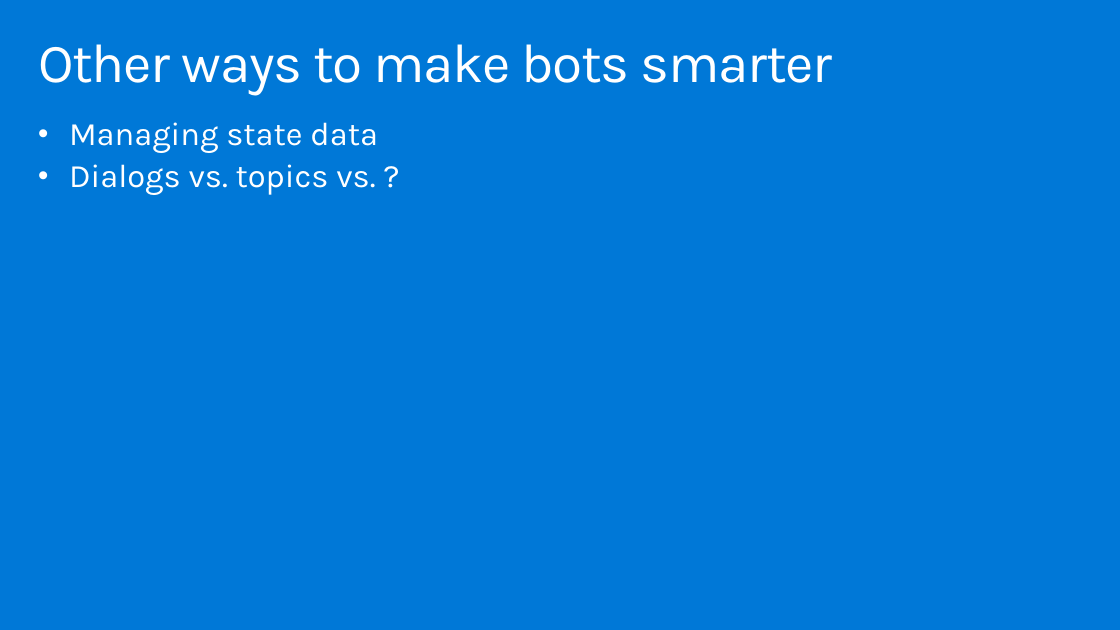
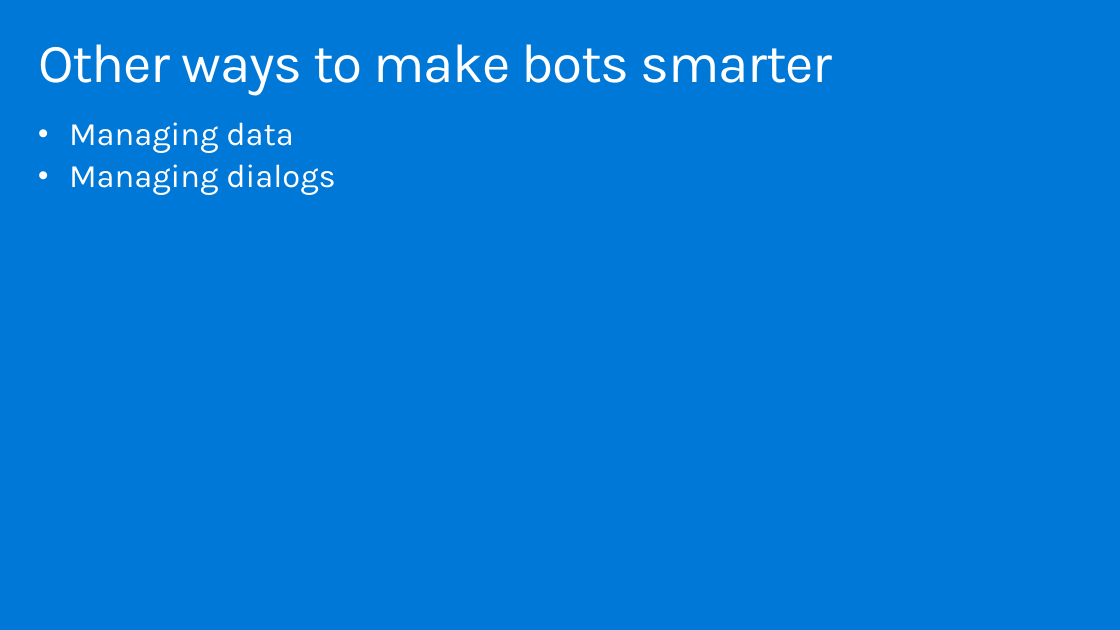
Before and after one commit to joeax/LearnAI-DesigningandArchitectingIntelligentAgents, a slide deck: slide 13 of 05-cognitive_services/resources/slides/IntelligentAgent_05_CognitiveServices_Instructor.pptx (slide 22 before the commit). Drawn at 1120x630 pixels with LibreOffice and Linux fonts; fonts in the diff are those of the drawing; background and template pictures are left out. Boxes give left, top, right and bottom in pixels: in the first picture for what was removed or moved away, otherwise in the second. Text is boxed around its words. In the diff, an @@ line names an element or a change of style, - is before the commit and + after.

```diff
--- a/05-cognitive_services/resources/slides/IntelligentAgent_05_CognitiveServices_Instructor.pptx
+++ b/05-cognitive_services/resources/slides/IntelligentAgent_05_CognitiveServices_Instructor.pptx
@@ text at (69, 122, 336, 195): text changed @@
-• Managing state data
-• Dialogs vs. topics vs. ?
+• Managing data
+• Managing dialogs
```
Also in this commit, not shown: 8 other slides changed, 1 slide added, 9 slides removed, 2 other files.
